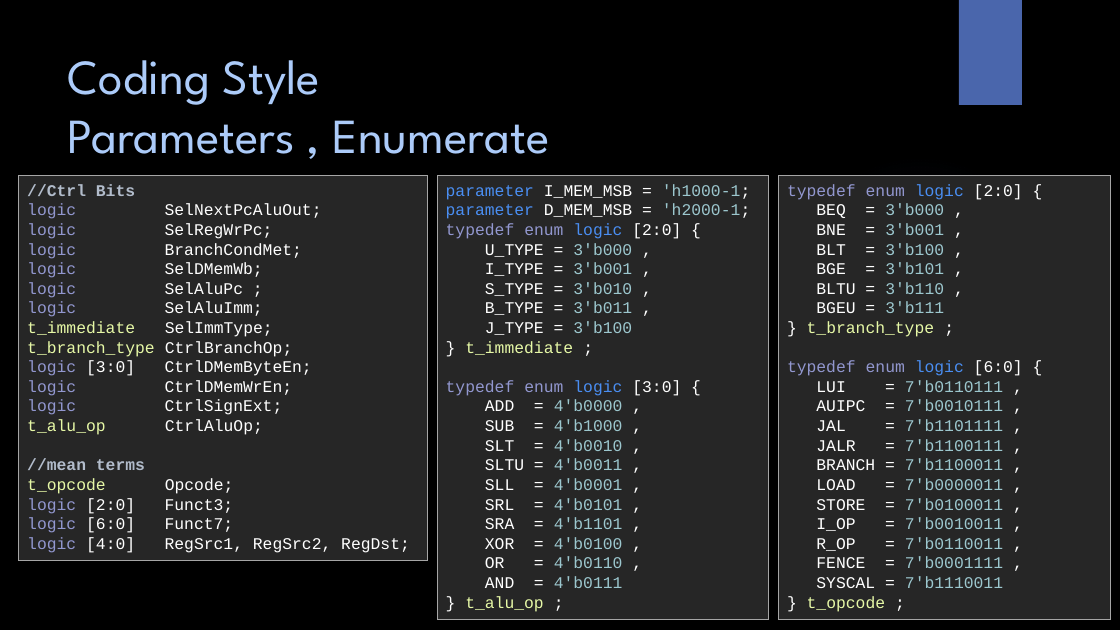
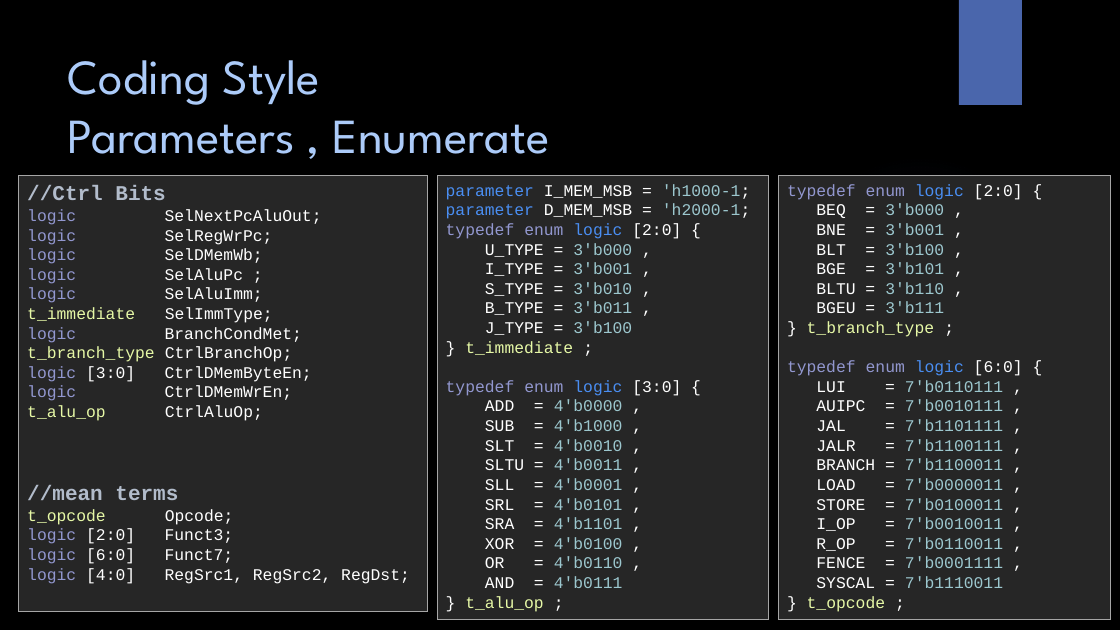
Before and after one commit to FPGA-MAFIA/fpga_mafia, a slide deck: slide 28 of doc/CPU_Arch/Desgining a Core.pptx. Drawn at 1120x630 pixels with LibreOffice and Linux fonts; fonts in the diff are those of the drawing; background and template pictures are left out. Boxes give left, top, right and bottom in pixels: in the first picture for what was removed or moved away, otherwise in the second. Text is boxed around its words. In the diff, an @@ line names an element or a change of style, - is before the commit and + after.

```diff
--- a/doc/CPU_Arch/Desgining a Core.pptx
+++ b/doc/CPU_Arch/Desgining a Core.pptx
@@ rectangle "//Ctrl Bits": place and size @@
-rectangle "//Ctrl Bits" at bbox=[19, 176, 428, 560]
+rectangle "//Ctrl Bits" at bbox=[19, 176, 428, 611]
@@ text in rectangle at bbox=[27, 185, 178, 500]: size 14 to 18 pt in "//Ctrl Bits", "//mean terms" @@
@@ text in rectangle at bbox=[27, 243, 302, 259]: paragraph removed @@
-logic BranchCondMet;
@@ text in rectangle at bbox=[27, 327, 302, 343]: paragraph added @@
+logic BranchCondMet;
@@ text in rectangle at bbox=[27, 399, 283, 415]: paragraph removed @@
-logic CtrlSignExt;
```
Also in this commit, not shown: 3 other slides changed, 3 other files.
